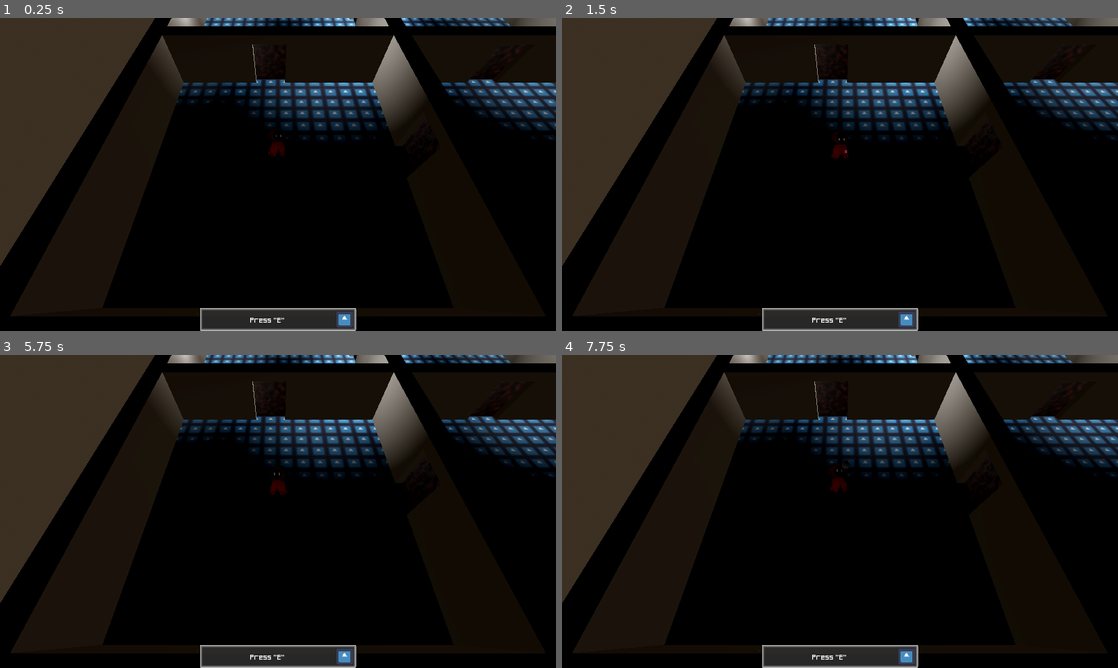
Above: before the commit, frames 1-4 (two rows, left to right).
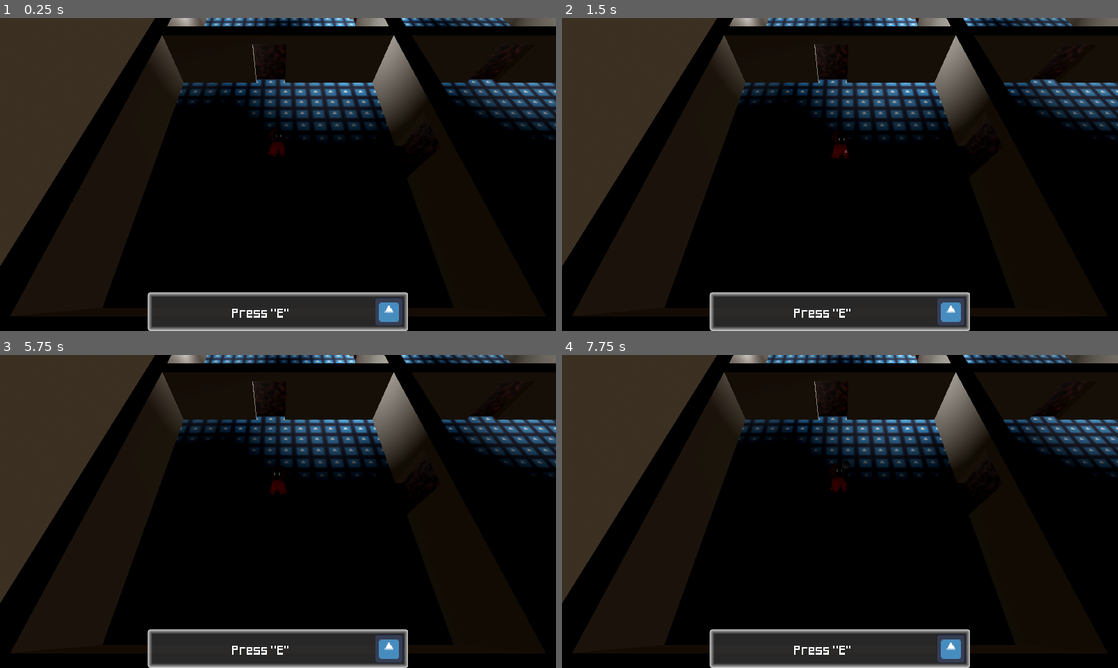
Above: after the commit, the same moments.

Repository: MelloMantra/ethical-choices-game
Game: Godot game, scene res://Testing/test_world.tscn
Two runs of this game, one before a commit and one after it. Both use one fixed random seed, a clock stepped at 60 frames per second and the inputs below. The project has no main scene, so this scene is started directly. The engine's default icon, where the game draws it, is replaced by a stand-in: a white triangle on a blue panel in a dark square.
Inputs (mouse positions are in pixels of both pictures, inside the frame that each line leads up to):
- Up to frame 1 (0.25 s): no input
- Up to frame 2 (1.5 s): tap E (interact) at 0.5, 0.6, 1.25 s; move the mouse to (962, 158) at 0.52 s; move the mouse to (728, 190) at 1.27 s; click (728, 190) at 1.35 s
- Up to frame 3 (5.75 s): tap E (interact) at 1.55, 2, 2.1, 2.75, 3.05, 3.5, 3.8, 4.25, 4.55, 5.3 s; move the mouse to (333, 442) at 2.02 s; move the mouse to (250, 574) at 2.77 s; tap Shift (sprint) at 2.85 s; move the mouse to (444, 558) at 3.52 s; tap S (walkB) at 3.6 s; move the mouse to (111, 464) at 4.27 s; tap W (walkF) at 4.35 s; move the mouse to (305, 511) at 5.02 s; tap A (walkL) at 5.1 s
- Up to frame 4 (7.75 s): move the mouse to (756, 433) at 5.77 s; tap D (walkR) at 5.85 s; tap E (interact) at 6.05, 6.6, 7.55 s; move the mouse to (962, 495) at 6.52 s; move the mouse to (728, 527) at 7.27 s; click (728, 527) at 7.35 s

The runs differ from the first frame. In frame 1, 4.6% of the frame differs, in the area x 26-74%, y 0-100%; in frame 2, 4.6%; in frame 3, 4.6%; in frame 4, 4.6%.

Commit message:
Added temporary item pickup system and locked door

Diff:
--- a/ethical-choices-game/Player/game_ui.tscn
+++ b/ethical-choices-game/Player/game_ui.tscn
@@ -10,6 +10,7 @@
 anchor_bottom = 1.0
 grow_horizontal = 2
 grow_vertical = 2
+mouse_filter = 2
 
 [node name="PromptPanel" type="PanelContainer" parent="."]
 clip_contents = true
--- a/ethical-choices-game/Player/player_character.tscn
+++ b/ethical-choices-game/Player/player_character.tscn
@@ -186,6 +186,7 @@
 
 [node name="Player" type="CharacterBody3D"]
 collision_mask = 14
+input_ray_pickable = false
 script = ExtResource("1_xbnyu")
 
 [node name="CollisionShape3D" type="CollisionShape3D" parent="."]
@@ -210,6 +211,7 @@
 
 [node name="AttackCollider" type="Area3D" parent="."]
 transform = Transform3D(-1, 0, -8.74228e-08, 0, 1, 0, 8.74228e-08, 0, -1, 0, 1, 0)
+input_ray_pickable = false
 
 [node name="CollisionPolygon3D" type="CollisionPolygon3D" parent="AttackCollider"]
 polygon = PackedVector2Array(0.3, -0.5, 1, -0.2, 1, 0.2, 0.3, 0.5)
--- a/ethical-choices-game/Player/player_main.gd
+++ b/ethical-choices-game/Player/player_main.gd
@@ -40,7 +40,7 @@
 		move_and_slide()
 		return
 
-	print(velocity)
+
 	# Get the input direction and handle the movement/deceleration.
 	# As good practice, you should replace UI actions with custom gameplay actions.
 	var input_dir = Input.get_vector("walkL", "walkR", "walkF", "walkB")
--- a/ethical-choices-game/Testing/basic _class_functions.gd
+++ b/ethical-choices-game/Testing/basic _class_functions.gd
@@ -37,7 +37,7 @@
 func spawnPrompt(newTxt : String, object = null,
 	promptBox : Label = get_node("/root/TestWorld/Player/GameUI/PromptPanel/HBoxContainer/Label"),
 	promptPanel : PanelContainer = get_node("/root/TestWorld/Player/GameUI/PromptPanel")):
-
+	promptBox.text = ""
 	if !textDebounce or object != currentObject:
 		promptPanel.visible = true
 		stopText = true
@@ -73,6 +73,6 @@
 
 	for i in list.size():
 		print(i)
-		if list[i].name == searchName:
+		if list[i].is_class("Node") and list[i].name == searchName:
 			return {index = i, child = list[i]}
 	return {index = -1, child = null}
--- a/ethical-choices-game/Testing/door_test.tscn
+++ b/ethical-choices-game/Testing/door_test.tscn
@@ -36,6 +36,7 @@
 [node name="Door_Test" type="AnimatableBody3D"]
 collision_layer = 4
 collision_mask = 9
+input_ray_pickable = false
 script = ExtResource("1_yellh")
 
 [node name="CollisionShape3D" type="CollisionShape3D" parent="."]
--- a/ethical-choices-game/Testing/locked_door_test.tscn
+++ b/ethical-choices-game/Testing/locked_door_test.tscn
@@ -36,8 +36,8 @@
 [node name="Locked_Door_Test" type="AnimatableBody3D"]
 collision_layer = 4
 collision_mask = 9
+input_ray_pickable = false
 script = ExtResource("1_a24ba")
-message = "Press \"E\" to open door."
 
 [node name="CollisionShape3D" type="CollisionShape3D" parent="."]
 transform = Transform3D(1, 0, 0, 0, 1, 0, 0, 0, 1, -1, 1.25, 0)
--- a/ethical-choices-game/Testing/locked_test.gd
+++ b/ethical-choices-game/Testing/locked_test.gd
@@ -13,7 +13,7 @@
 var isOpen : bool = false
 
 var isLocked : bool = true
-var keyUnlockName : String = "Default Key"
+@export var keyUnlockName : String = "Default Key"
 
 var startRotation : float
 
@@ -54,8 +54,9 @@
 		elif Input.is_action_just_pressed("interact") and collisionBox1.get_overlapping_bodies().find(player) > -1:
 			tweenSelf(false)
 			mainScene.call("swap_rooms", true, self, direction)
-	elif BasicClassFunctions.findItemOfName(keyUnlockName, BasicClassFunctions.playerData.CurrentItems).index > -1:
-		isLocked = true
-		BasicClassFunctions.removePrompt(self)
-		await get_tree().create_timer(.1).timeout
-		BasicClassFunctions.spawnPrompt(message2, self)
+	elif BasicClassFunctions.playerData.CurrentItems.find(keyUnlockName) > -1:#BasicClassFunctions.findItemOfName(keyUnlockName, BasicClassFunctions.playerData.CurrentItems).index > -1:
+		if Input.is_action_just_pressed("interact") and (collisionBox2.get_overlapping_bodies().find(player) > -1 or collisionBox1.get_overlapping_bodies().find(player) > -1):
+			isLocked = false
+			BasicClassFunctions.removePrompt(self)
+			await get_tree().create_timer(.1).timeout
+			BasicClassFunctions.spawnPrompt(message2, self)
--- /dev/null
+++ b/ethical-choices-game/Testing/test_pickup.gd
@@ -0,0 +1,32 @@
+extends StaticBody3D
+
+var mouseHover : bool = false
+@export var visible_name : String = "Default Key"
+@onready var mainScene : Node3D = BasicClassFunctions.findChildOfClass(get_tree().get_root(), "Node3D").child
+@onready var player : CharacterBody3D = BasicClassFunctions.findChildOfClass(mainScene, "CharacterBody3D").child
+
+func _ready():
+	connect("mouse_entered", mouse_hover)
+	connect("mouse_exited", mouse_unhover)
+
+
+func mouse_hover():
+	mouseHover = true
+	print("mouse hovered ", global_position.distance_to(player.global_position))
+	if global_position.distance_to(player.global_position) < 2:
+		BasicClassFunctions.spawnPrompt(str('Press "E" to pick up', visible_name), self)
+func mouse_unhover():
+	mouseHover = false
+
+	BasicClassFunctions.removePrompt(self)
+
+
+func _process(delta):
+	if global_position.distance_to(player.global_position) > 2 and mouseHover:
+		BasicClassFunctions.removePrompt(self)
+
+func _input(event):
+	if Input.is_action_just_pressed("interact") and mouseHover:
+		BasicClassFunctions.playerData.CurrentItems.append(visible_name)
+		BasicClassFunctions.removePrompt(self)
+		queue_free()
--- /dev/null
+++ b/ethical-choices-game/Testing/test_pickup.tscn
@@ -0,0 +1,18 @@
+[gd_scene load_steps=4 format=3 uid="uid://jeu4t7fd0v5"]
+
+[ext_resource type="Script" path="res://Testing/test_pickup.gd" id="1_2ypgv"]
+
+[sub_resource type="BoxShape3D" id="BoxShape3D_eusfq"]
+
+[sub_resource type="BoxMesh" id="BoxMesh_j43fv"]
+
+[node name="TestPickup" type="StaticBody3D"]
+collision_layer = 16
+collision_mask = 0
+script = ExtResource("1_2ypgv")
+
+[node name="CollisionShape3D" type="CollisionShape3D" parent="."]
+shape = SubResource("BoxShape3D_eusfq")
+
+[node name="MeshInstance3D" type="MeshInstance3D" parent="."]
+mesh = SubResource("BoxMesh_j43fv")
--- a/ethical-choices-game/Testing/test_world.tscn
+++ b/ethical-choices-game/Testing/test_world.tscn
@@ -1,9 +1,11 @@
-[gd_scene load_steps=9 format=3 uid="uid://bx7eoaew86r2s"]
+[gd_scene load_steps=11 format=3 uid="uid://bx7eoaew86r2s"]
 
 [ext_resource type="Script" path="res://Testing/main_world_script.gd" id="1_8xlbb"]
 [ext_resource type="Texture2D" uid="uid://bp57ssspdivoy" path="res://icon.svg" id="1_abyuu"]
 [ext_resource type="PackedScene" uid="uid://d0wat0xqmswwr" path="res://Player/player_character.tscn" id="1_k3481"]
 [ext_resource type="PackedScene" uid="uid://ccriegtril2ho" path="res://Testing/door_test.tscn" id="2_bupty"]
+[ext_resource type="PackedScene" uid="uid://ckj2njnfo5pao" path="res://Testing/locked_door_test.tscn" id="5_uhp4p"]
+[ext_resource type="PackedScene" uid="uid://jeu4t7fd0v5" path="res://Testing/test_pickup.tscn" id="6_0u3d5"]
 
 [sub_resource type="ProceduralSkyMaterial" id="ProceduralSkyMaterial_lfcqd"]
 sky_top_color = Color(0, 0, 0, 1)
@@ -99,10 +101,6 @@
 transform = Transform3D(-4.37114e-08, 0, 1, 0, 1, 0, -1, 0, -4.37114e-08, 7, 0, -1)
 direction = Vector2(1, 0)
 
-[node name="Door_Test4" parent="." instance=ExtResource("2_bupty")]
-transform = Transform3D(-4.37114e-08, 0, 1, 0, 1, 0, -1, 0, -4.37114e-08, 7, 0, -15.5)
-direction = Vector2(1, 0)
-
 [node name="Player" parent="." instance=ExtResource("1_k3481")]
 
 [node name="Camera3D" type="Camera3D" parent="."]
@@ -236,3 +234,10 @@
 
 [node name="CameraPos1" type="Marker3D" parent="CameraPositions"]
 transform = Transform3D(1, 0, 0, 0, 1, 0, 0, 0, 1, 0, 9, 6)
+
+[node name="Locked_Door_Test" parent="." instance=ExtResource("5_uhp4p")]
+transform = Transform3D(-4.37114e-08, 0, -1, 0, 1, 0, 1, 0, -4.37114e-08, 7, 0, -13.5)
+direction = Vector2(-1, 0)
+
+[node name="TestPickup" parent="." instance=ExtResource("6_0u3d5")]
+transform = Transform3D(1, 0, 0, 0, 1, 0, 0, 0, 1, 19, 0.5, -5)
--- a/ethical-choices-game/project.godot
+++ b/ethical-choices-game/project.godot
@@ -20,9 +20,7 @@
 
 [display]
 
-window/size/viewport_width=1920
-window/size/viewport_height=1080
-window/size/mode=2
+window/size/mode=1
 window/stretch/mode="canvas_items"
 window/stretch/aspect="keep_height"
 
@@ -70,6 +68,7 @@
 3d_physics/layer_2="World"
 3d_physics/layer_3="Doors"
 3d_physics/layer_4="Enemies"
+3d_physics/layer_5="Items"
 
 [rendering]
 
